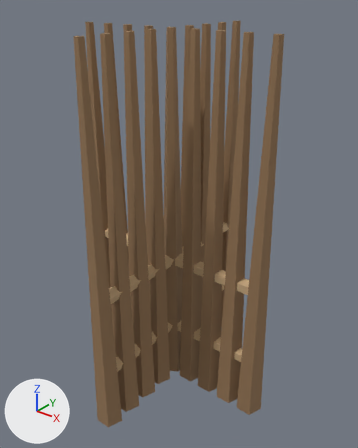
Two versions of the glTF model assets/3d/models/palisade_0f.glb, one commit apart.
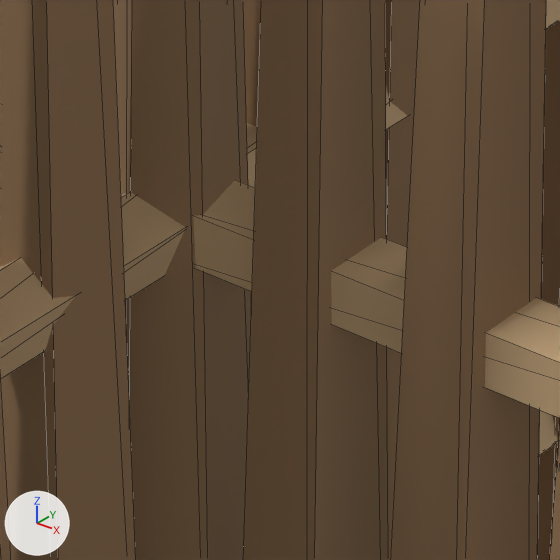
There are two pictures of each version: one whole from a 50 mm camera at (1.411, -1.713, 1.965) aimed at (0.025, 0.02, 0.89), one close up on the part from 42% to 63% of the width and 51% to 68% of the height. Arrows for +X, +Y and +Z are at lower left; the lights stay in place. The first two pictures are the older version. The close-ups show mesh edges as thin lines. Vertices at exactly the same position are counted once.

Names of what the first close-up shows: 'palisade_0f'.
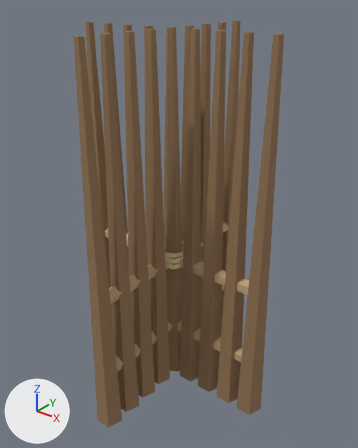
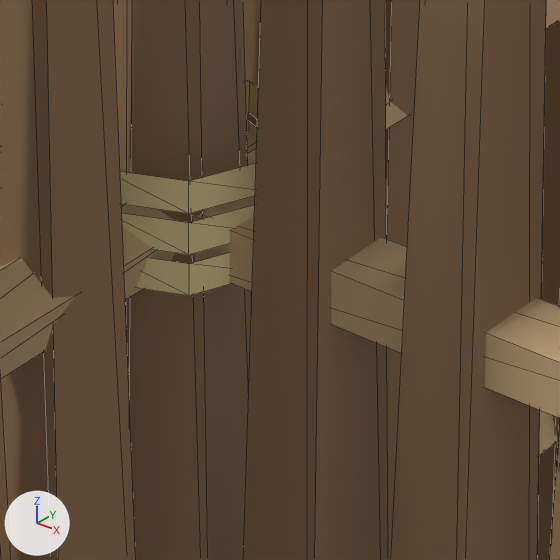
What changed in the scene script:
```text
Add mat_thatch:
    mat_thatch = principled_material('thatch')
    mat_thatch.base_color = (0.78, 0.64, 0.33)  # beige #e5d19b
    mat_thatch.roughness = 0.85
Change me_palisade_0f:
    used by ob_palisade_0f; location = (0.0, 0.0, 0.0)
    remove me_palisade_0f.from_pydata(...)  # 250 vertices, 404 faces; spans x -0.56..0.56, y -0.55..0.56, z 0.0..1.8
    add me_palisade_0f.from_pydata(...)  # 298 vertices, 452 faces; spans x -0.56..0.56, y -0.55..0.56, z 0.0..1.8
    me_palisade_0f part 1: a new loose piece of 16 vertices spanning x -0.08..0.08, y -0.08..0.08, z 0.68..0.7, in mat_thatch (beige #e5d19b)
    me_palisade_0f part 2: a new loose piece of 16 vertices spanning x -0.08..0.08, y -0.08..0.08, z 0.71..0.73, in mat_thatch (beige #e5d19b)
    me_palisade_0f part 3: a new loose piece of 16 vertices spanning x -0.08..0.08, y -0.08..0.08, z 0.74..0.77, in mat_thatch (beige #e5d19b)
    other edits to the shape of me_palisade_0f do not show in these pictures
    add me_palisade_0f.materials.append(mat_thatch)  # beige #e5d19b
```

Pixel boxes (x1, y1, x2, y2) of what changed, in the close-ups (560 x 560 px):
part 1 of me_palisade_0f, added (beige)
    after: (137, 253, 232, 296)
part 2 of me_palisade_0f, added (beige)
    after: (122, 121, 257, 255)
part 3 of me_palisade_0f, added (beige)
    after: (120, 81, 258, 214)
